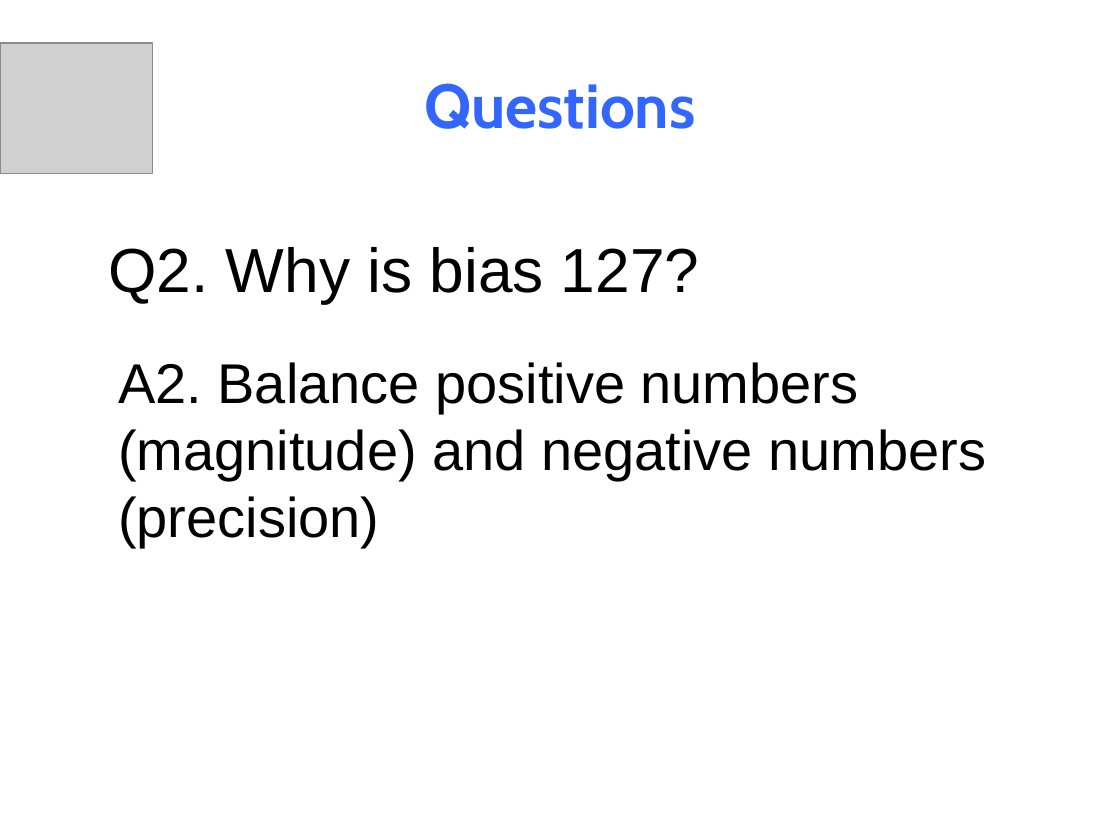
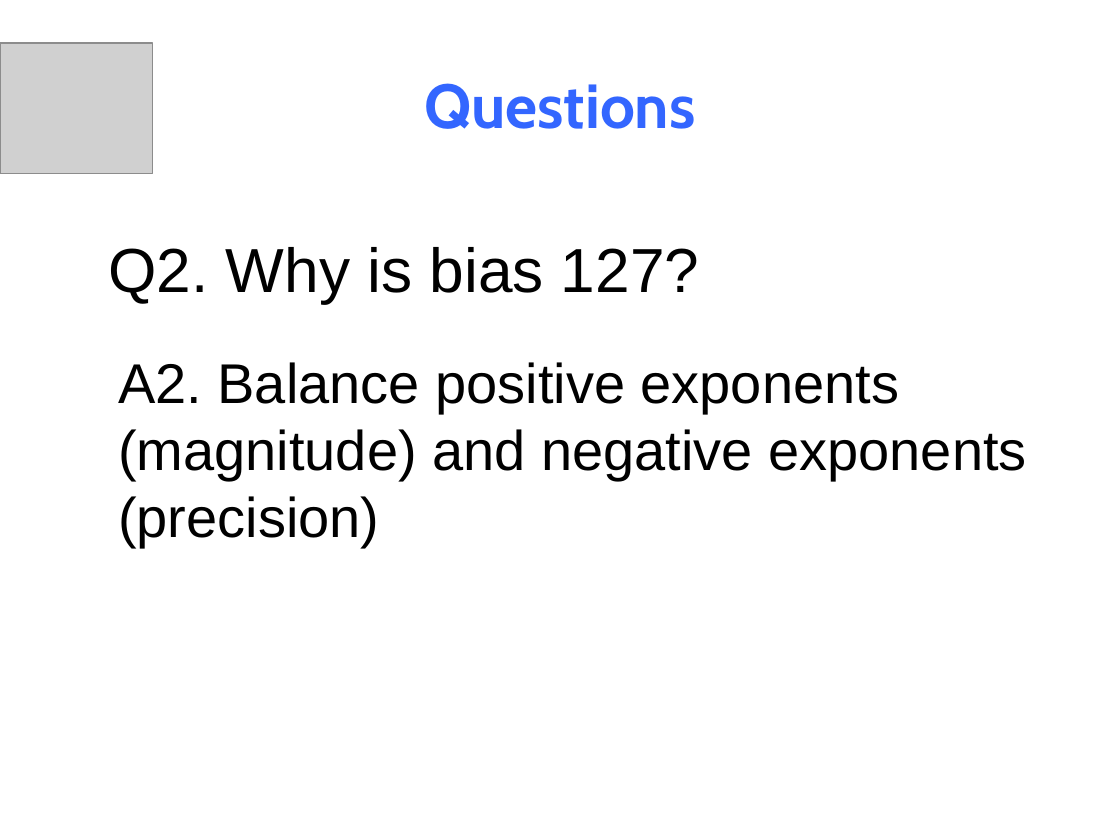
Before and after one commit to NYU-CSO/nyu-cso.github.io, a slide deck: slide 43 of notes/03-floats.pptx (slide 46 before the commit). Drawn at 1120x840 pixels with LibreOffice and Linux fonts; fonts in the diff are those of the drawing; grey boxes stand for pictures. Boxes give left, top, right and bottom in pixels: in the first picture for what was removed or moved away, otherwise in the second. Text is boxed around its words. In the diff, an @@ line names an element or a change of style, - is before the commit and + after.

```diff
--- a/notes/03-floats.pptx
+++ b/notes/03-floats.pptx
@@ text at (118, 362, 1026, 547): text changed @@
-A2. Balance positive numbers (magnitude) and negative numbers (precision)
+A2. Balance positive exponents (magnitude) and negative exponents (precision)
```
Also in this commit, not shown: 34 other slides changed, 3 slides removed, 1 other file.
